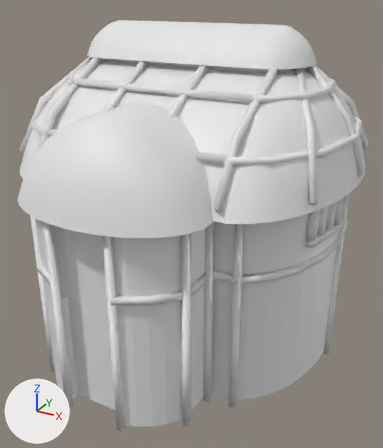
The COLLADA model art/meshes/structural/koreans/house_2.dae, before and after one commit.
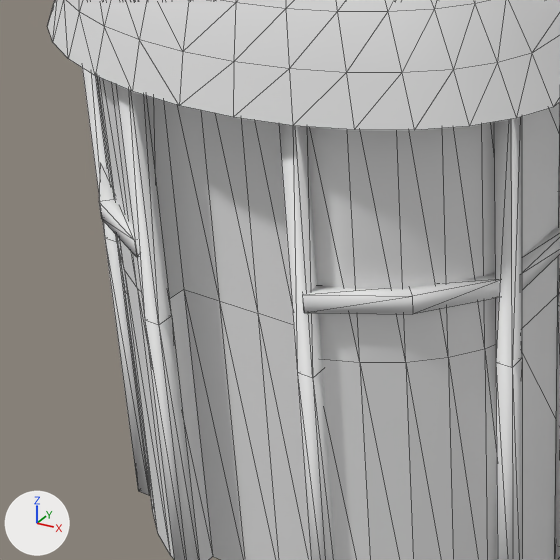
Old and new are each drawn whole from a camera (50 mm lens) standing at (8.31, -15.14, 7.71) and looking at (0.58, -1.09, 0.69) and again close up on the part from 0% to 54% of the width and 43% to 88% of the height. The axes (+X, +Y, +Z) are drawn at lower left. The lights are the same throughout. The first two pictures are the older version. The close-ups show mesh edges as thin lines. Vertices at exactly the same position are counted once.

In view in the first close-up: 'house_2'.
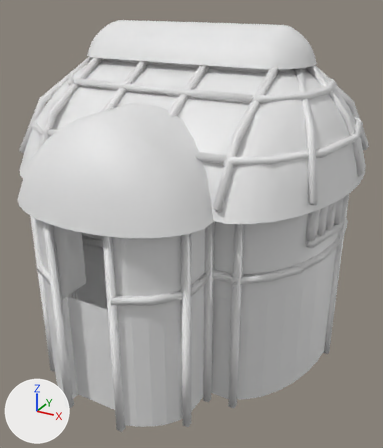
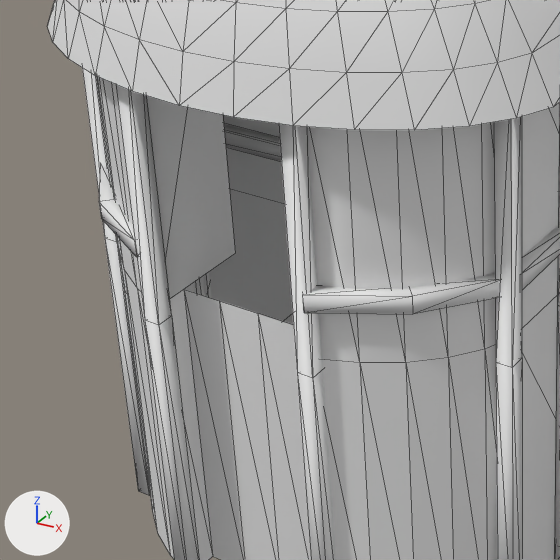
Diff of the bpy script that builds the scene:
```diff
--- a/art/meshes/structural/koreans/house_2.dae.py
+++ b/art/meshes/structural/koreans/house_2.dae.py
@@ me_esfera_6644 @@
 # used by ob_house_2; location = (0.0, 0.0, 0.0)
-me_esfera_6644.from_pydata(...)  # 1664 vertices, 2802 faces; spans x -5.45..5.63, y -6.49..4.72, z -3.57..6.84
+me_esfera_6644.from_pydata(...)  # 1663 vertices, 2794 faces; spans x -5.45..5.63, y -6.49..4.72, z -3.57..6.84
+# me_esfera_6644 part 1
+# 5 vertices are removed from x -0.79..1.09, y -5.7, z 3.22
+# 12 faces are deleted
+# 4 vertices are added at (1.09, -4.89, 3.22), (1.09, -4.89, -0.02), (-0.79, -4.89, 3.22), (-0.79, -4.89, -0.02)
+# 4 new faces join them
 me_esfera_6644.materials.append(mat_material_001)
```

What differs and where, as boxes (x1, y1, x2, y2) in the close-ups (560 x 560 px):
part 1 of me_esfera_6644, cut back
    before: (147, 96, 294, 325)
    after: (147, 96, 235, 298)
